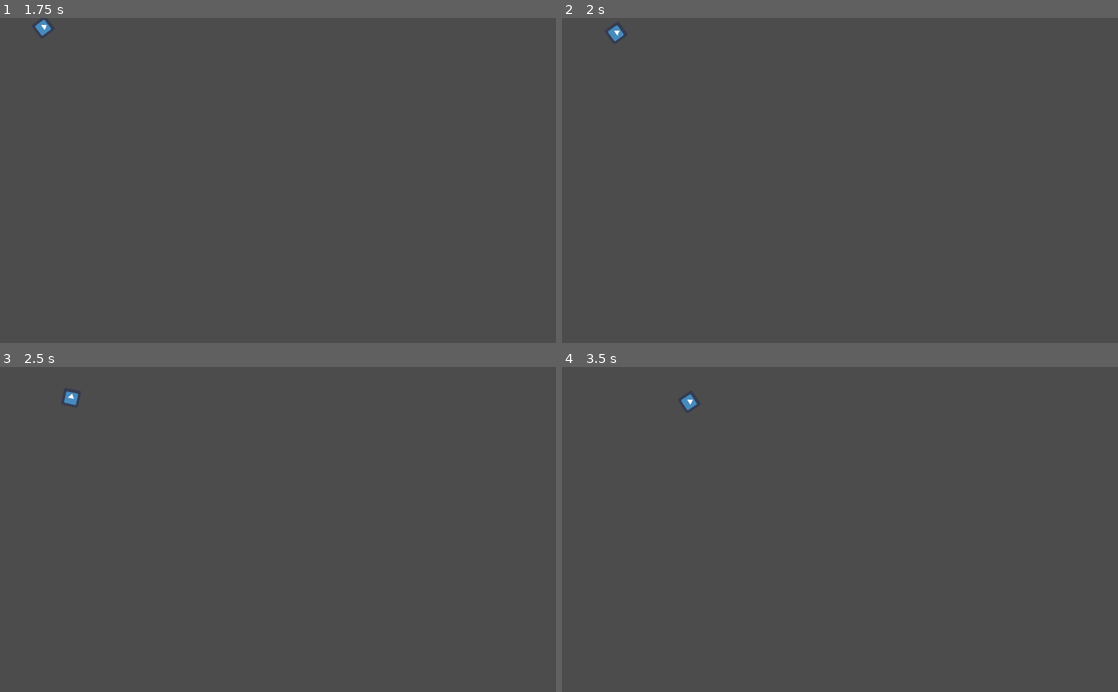
Above: before the commit, frames 1-4 (two rows, left to right).
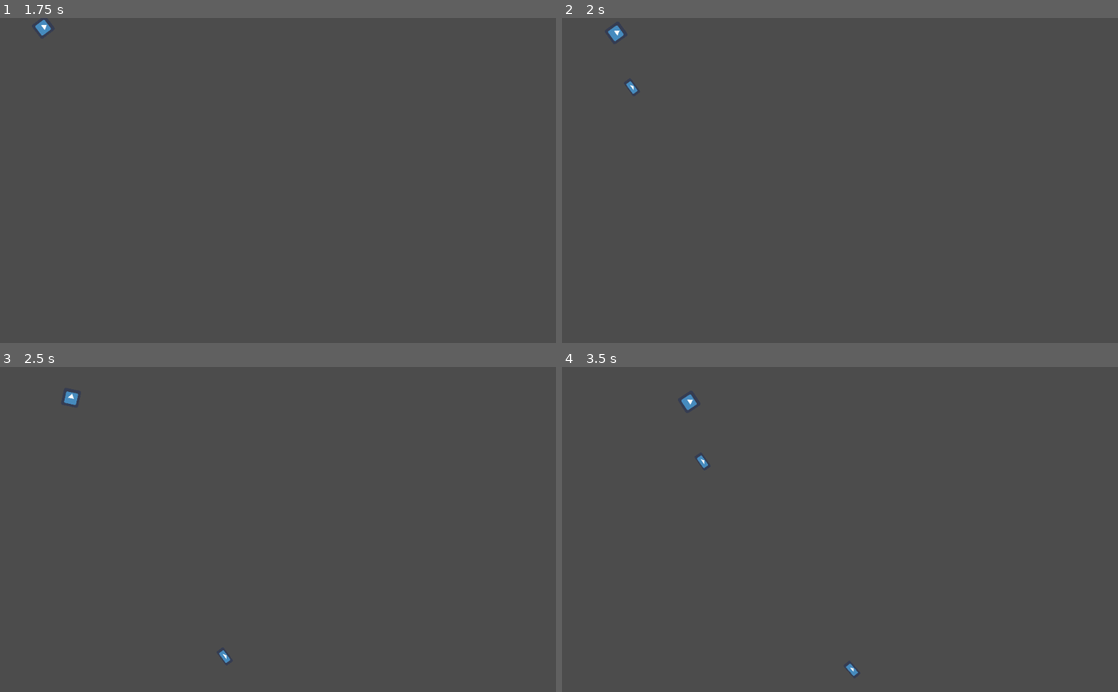
Above: after the commit, the same moments.

Repository: goodguyplayer/GameJam-GWJ54
Game: Godot game, scene res://player/Player.tscn
Same seed, same stepped clock (60 frames per second), same inputs: the game is played once before the commit and once after it. The project has no main scene, so this scene is started directly. The engine's default icon, where the game draws it, is replaced by a stand-in: a white triangle on a blue panel in a dark square.
Inputs (mouse positions are in pixels of both pictures, inside the frame that each line leads up to):
- Up to frame 1 (1.75 s): tap Enter at 0.5 s; move the mouse to (400, 164) at 0.52 s; hold Right (ui_right) 0.53-1.28 s; tap E (ui_attack, bound only before the commit) at 0.6, 1.55 s; click (400, 164) at 0.8 s; move the mouse to (166, 196) at 1.27 s; hold Down (ui_down) from 1.28 s (still down); click (166, 196) at 1.35 s
- Up to frame 2 (2 s): keep holding Down (ui_down)
- Up to frame 3 (2.5 s): move the mouse to (333, 458) at 2.02 s; release Down (ui_down) at 2.03 s; hold Right (ui_right) from 2.03 s (still down); tap E (ui_attack, bound only before the commit) at 2.1 s; click (333, 458) at 2.3 s
- Up to frame 4 (3.5 s): move the mouse to (812, 594) at 2.77 s; release Right (ui_right) at 2.78 s; hold Up (ui_up) from 2.78 s (still down); click (812, 594) at 2.85 s; tap E (ui_attack, bound only before the commit) at 3.05 s

Frame 1 is identical in both runs. In frame 2, less than 0.1% of the frame differs, in the area x 11-14%, y 19-24%; in frame 3, less than 0.1%; in frame 4, less than 0.1%, in the area x 24-54%, y 27-96%.

Commit message:
Player Update (& Bullet position alignment) - Part 4
Player can now fire a bullet based on where it's looking at with the mouse

Diff:
--- a/player/Player.gd
+++ b/player/Player.gd
@@ -18,10 +18,15 @@
 var velocity = Vector2.ZERO
 var weapon = 0 # 0 for melee, 1 for weapon
 var roll_vector = Vector2.DOWN
+var bullet_speed = 1000
+var can_fire = true
+var bullet = preload("res://projectiles/bullet/Bullet.tscn")
 
 onready var animation_player = $AnimationPlayer
 onready var animation_tree = $AnimationTree
 onready var animation_state = animation_tree.get("parameters/playback")
+onready var weapon_pivot = $WeaponPivot
+onready var timer_can_fire = $TimerCanFire
 
 
 # Called when the node enters the scene tree for the first time.
@@ -72,14 +77,13 @@
 		animation_state.travel("Idle")
 		velocity = velocity.move_toward(Vector2.ZERO, friction * delta)
 
-	velocity = move_and_slide(velocity)
+	move()
 
-	if Input.is_action_just_pressed("ui_attack"):
-		match weapon:
-			0:
-				state = MELEE_ATTACK
-			1:
-				state = WEAPON_ATTACK
+	if Input.is_action_just_pressed("ui_attack_melee"):
+		state = MELEE_ATTACK
+
+	if Input.is_action_just_pressed("ui_attack_ranged"):
+		state = WEAPON_ATTACK
 
 	if Input.is_action_just_pressed("ui_curse"):
 		state = CURSE
@@ -101,8 +105,15 @@
 
 
 func attack_state_weapon(delta) -> void:
-#	velocity = velocity.move_toward(Vector2.ZERO, friction/2 * delta)
-	animation_state.travel("Weapon")
+	if can_fire:
+		var bullet_instance = bullet.instance()
+		bullet_instance.position = weapon_pivot.get_global_position()
+		bullet_instance.rotation_degrees = rotation_degrees
+		bullet_instance.apply_impulse(Vector2(), Vector2(bullet_speed, 0).rotated(rotation))
+		get_tree().get_root().add_child(bullet_instance)
+		animation_state.travel("Weapon")
+		can_fire = false
+		timer_can_fire.start()
 	move()
 
 
@@ -125,3 +136,7 @@
 
 func curse_animation_finished():
 	state = MOVE
+
+
+func _on_TimerCanFire_timeout():
+	can_fire = true
--- a/player/Player.tscn
+++ b/player/Player.tscn
@@ -54,6 +54,18 @@
 tracks/3/imported = false
 tracks/3/enabled = true
 tracks/3/keys = {
+"times": PoolRealArray( 0 ),
+"transitions": PoolRealArray( 1 ),
+"update": 0,
+"values": [ Vector2( -22, -8 ) ]
+}
+tracks/4/type = "value"
+tracks/4/path = NodePath("WeaponPivot:position")
+tracks/4/interp = 1
+tracks/4/loop_wrap = true
+tracks/4/imported = false
+tracks/4/enabled = true
+tracks/4/keys = {
 "times": PoolRealArray( 0 ),
 "transitions": PoolRealArray( 1 ),
 "update": 0,
@@ -522,6 +534,18 @@
 "method": "attack_animation_finished"
 } ]
 }
+tracks/1/type = "value"
+tracks/1/path = NodePath("WeaponPivot:position")
+tracks/1/interp = 1
+tracks/1/loop_wrap = true
+tracks/1/imported = false
+tracks/1/enabled = true
+tracks/1/keys = {
+"times": PoolRealArray( 0 ),
+"transitions": PoolRealArray( 1 ),
+"update": 0,
+"values": [ Vector2( 0, 24 ) ]
+}
 
 [sub_resource type="Animation" id=49]
 resource_name = "weapon_left"
@@ -540,6 +564,18 @@
 "method": "attack_animation_finished"
 } ]
 }
+tracks/1/type = "value"
+tracks/1/path = NodePath("WeaponPivot:position")
+tracks/1/interp = 1
+tracks/1/loop_wrap = true
+tracks/1/imported = false
+tracks/1/enabled = true
+tracks/1/keys = {
+"times": PoolRealArray( 0 ),
+"transitions": PoolRealArray( 1 ),
+"update": 0,
+"values": [ Vector2( -32, -8 ) ]
+}
 
 [sub_resource type="Animation" id=50]
 resource_name = "weapon_right"
@@ -558,6 +594,18 @@
 "method": "attack_animation_finished"
 } ]
 }
+tracks/1/type = "value"
+tracks/1/path = NodePath("WeaponPivot:position")
+tracks/1/interp = 1
+tracks/1/loop_wrap = true
+tracks/1/imported = false
+tracks/1/enabled = true
+tracks/1/keys = {
+"times": PoolRealArray( 0 ),
+"transitions": PoolRealArray( 1 ),
+"update": 0,
+"values": [ Vector2( 32, -8 ) ]
+}
 
 [sub_resource type="Animation" id=51]
 resource_name = "weapon_up"
@@ -575,6 +623,18 @@
 "args": [  ],
 "method": "attack_animation_finished"
 } ]
+}
+tracks/1/type = "value"
+tracks/1/path = NodePath("WeaponPivot:position")
+tracks/1/interp = 1
+tracks/1/loop_wrap = true
+tracks/1/imported = false
+tracks/1/enabled = true
+tracks/1/keys = {
+"times": PoolRealArray( 0 ),
+"transitions": PoolRealArray( 1 ),
+"update": 0,
+"values": [ Vector2( 0, -40 ) ]
 }
 
 [sub_resource type="AnimationNodeAnimation" id=62]
@@ -832,6 +892,10 @@
 rotation = 1.5708
 shape = SubResource( 82 )
 
+[node name="WeaponPivot" type="Position2D" parent="."]
+position = Vector2( -22, -8 )
+rotation = 1.5708
+
 [node name="Hurtbox" parent="." instance=ExtResource( 3 )]
 
 [node name="CollisionShape2D" parent="Hurtbox" index="0"]
@@ -839,5 +903,10 @@
 rotation = 1.5708
 shape = SubResource( 81 )
 
+[node name="TimerCanFire" type="Timer" parent="."]
+wait_time = 0.5
+
+[connection signal="timeout" from="TimerCanFire" to="." method="_on_TimerCanFire_timeout"]
+
 [editable path="MeeleHitboxPivot/Hitbox"]
 [editable path="Hurtbox"]
--- a/project.godot
+++ b/project.godot
@@ -57,10 +57,14 @@
 "events": [ Object(InputEventKey,"resource_local_to_scene":false,"resource_name":"","device":0,"alt":false,"shift":false,"control":false,"meta":false,"command":false,"pressed":false,"scancode":81,"physical_scancode":0,"unicode":0,"echo":false,"script":null)
  ]
 }
-ui_attack={
+ui_attack_melee={
 "deadzone": 0.5,
 "events": [ Object(InputEventKey,"resource_local_to_scene":false,"resource_name":"","device":0,"alt":false,"shift":false,"control":false,"meta":false,"command":false,"pressed":false,"scancode":69,"physical_scancode":0,"unicode":0,"echo":false,"script":null)
-, Object(InputEventMouseButton,"resource_local_to_scene":false,"resource_name":"","device":0,"alt":false,"shift":false,"control":false,"meta":false,"command":false,"button_mask":0,"position":Vector2( 0, 0 ),"global_position":Vector2( 0, 0 ),"factor":1.0,"button_index":1,"pressed":false,"doubleclick":false,"script":null)
+ ]
+}
+ui_attack_ranged={
+"deadzone": 0.5,
+"events": [ Object(InputEventMouseButton,"resource_local_to_scene":false,"resource_name":"","device":0,"alt":false,"shift":false,"control":false,"meta":false,"command":false,"button_mask":0,"position":Vector2( 0, 0 ),"global_position":Vector2( 0, 0 ),"factor":1.0,"button_index":1,"pressed":false,"doubleclick":false,"script":null)
  ]
 }
 
--- a/projectiles/bullet/Bullet.tscn
+++ b/projectiles/bullet/Bullet.tscn
@@ -13,10 +13,12 @@
 script = ExtResource( 2 )
 
 [node name="Sprite" type="Sprite" parent="."]
+position = Vector2( 8, 0 )
 scale = Vector2( 0.5, 0.25 )
 texture = ExtResource( 1 )
 
 [node name="CollisionShape2D" type="CollisionShape2D" parent="."]
+position = Vector2( 8, 0 )
 rotation = 1.5708
 shape = SubResource( 1 )
 
